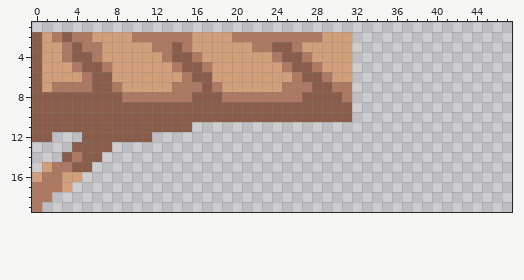
A pixel-art file gets an edit: assets/tilesets/oneway_platforms.aseprite. The picture above is the old version.
64x20 pixels, 1 frame. Shown: x 0..47, y 1..19.
After the commit:
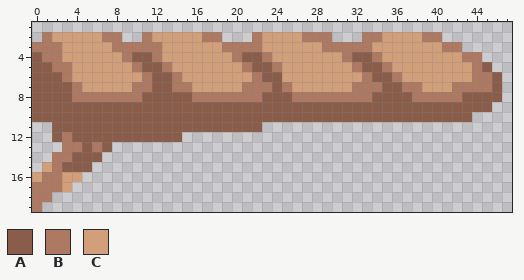
Palette (. is transparent): A #8a5d4a  B #ad7962  C #d19f7a
What changed:
Changed rows in their new state; - is an unchanged pixel.
Layer "Layer 3":
first column x 0:
 2 .BCCCC-BB..-CCCC-BB...-CCCC--B..-BBCCCCBB------
 3 BBBCCCC-BBBB-CCC---BBB-CCCC--BBBBBCCCCCCCBB----
 4 -BBCCCC--BAABCCCC---BAABCCCC---BAABCCCCCCCCBB--
 5 -ABBCCCC--BAABCCCC---BAABCCCC---BAABCCCCCCCCBA-
 6 -AAB-CCC---BAABCCC----BAA-CCCC--CBAABCCCCCCCBBA
 7 -AAA-CCCC-BBAA--CCC--BBBA-CCCCCCBBBAABBCCCBBBBA
 8 ----BBBBB--AAAAABBB----AAA-BBBB-BBAAAABBBBBAAAA
 9 --------------------------------AAAAAAAAAAAAAA-
10 --------------------------------AAAAAAAAAAAA---
11 ..--------------AAAAAAA------------------------
12 ..ABA-------AAA--------------------------------
13 ---BB-B----------------------------------------
14 --BBA------------------------------------------
15 ---A-------------------------------------------
